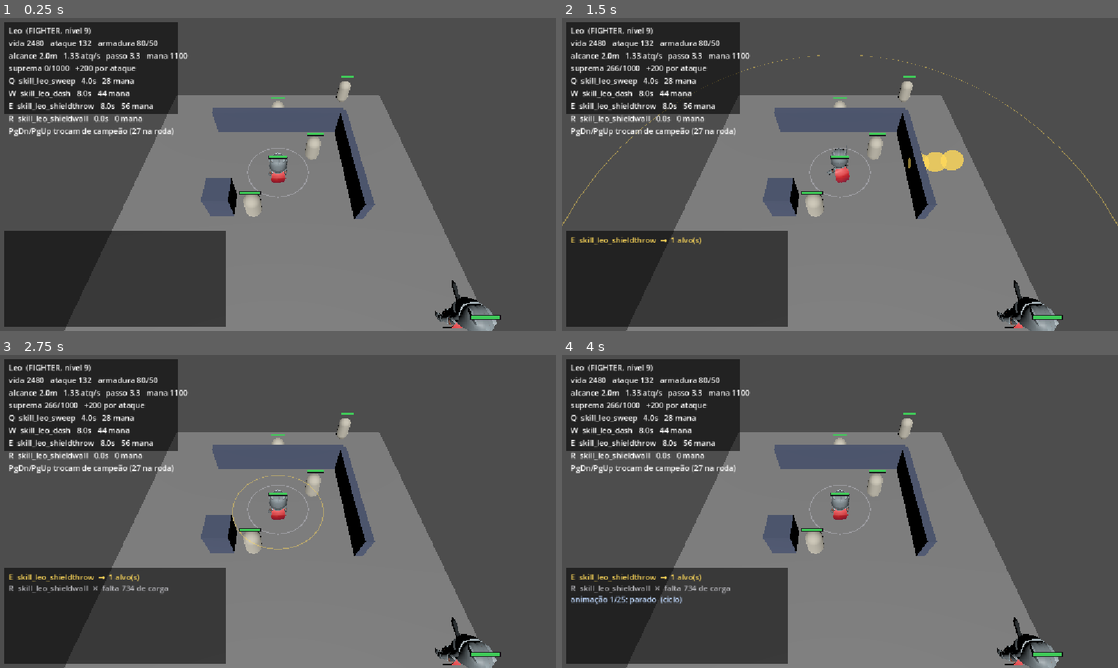
Above: before the commit, frames 1-4 (two rows, left to right).
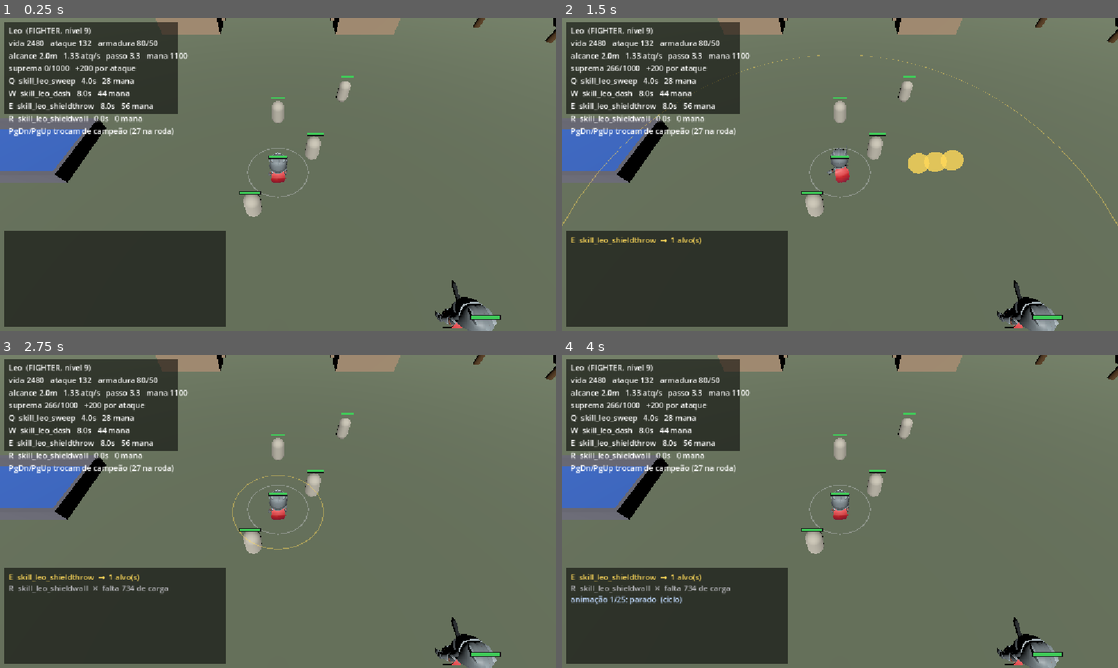
Above: after the commit, the same moments.

Repository: Tiago195/mbr
Game: Godot game, scene res://scenes/main.tscn
Same seed, same stepped clock (60 frames per second), same inputs: the game is played once before the commit and once after it.
Inputs (mouse positions are in pixels of both pictures, inside the frame that each line leads up to):
- Up to frame 1 (0.25 s): no input
- Up to frame 2 (1.5 s): tap Enter at 0.5 s; move the mouse to (962, 158) at 0.52 s; hold E (ability_e) 0.53-1.25 s; click (962, 158) at 0.67 s; drag from (728, 190) to (812, 237) at 1.27 s
- Up to frame 3 (2.75 s): move the mouse to (333, 442) at 2.02 s; hold R (ability_r) from 2.03 s (still down); click (333, 442) at 2.17 s
- Up to frame 4 (4 s): release R (ability_r) at 2.75 s; tap Space at 2.75 s; drag from (812, 574) to (673, 464) at 2.77 s; tap Enter at 3.5 s; move the mouse to (1006, 558) at 3.52 s; tap End (animacao_next) at 3.6 s; click (1006, 558) at 3.67 s

The runs differ from the first frame. In frame 1, 76% of the frame differs, in the area x 0-100%, y 0-100%; in frame 2, 76%; in frame 3, 76%; in frame 4, 76%.

Commit message:
O jogo acontece num lugar agora: o cenário de treino entra na cena principal
Integração das duas primeiras entregas da onda: o greybox 120x120 (decisão
27) substitui o chão de 20 m e as três paredes soltas, e o mob do catálogo
(primeira oposição) já nasce nele. O chão, o limite do mundo e os obstáculos
agora são do cenário; os bonecos de treino e o spawn do jogador ficam onde
estavam, dentro da área que o gerador deixa livre e confere livre.

Bateria completa verde com o mundo novo — suíte, três sondas e 660
afirmações de números; os 4 vermelhos de gerar_boneco.py vs docs/11 seguem
sendo da sessão paralela, intocados.

Co-Authored-By: Claude Fable 5 <noreply@anthropic.com>

Diff:
--- a/scenes/main.tscn
+++ b/scenes/main.tscn
@@ -18,76 +18,13 @@
 [ext_resource type="Script" uid="uid://bb6huufbbow1m" path="res://scripts/gameplay/gesto_de_reacao.gd" id="16_reacao"]
 [ext_resource type="Script" uid="uid://choipvwdnx8cy" path="res://scripts/gameplay/roda_de_animacao.gd" id="17_roda"]
 [ext_resource type="Script" path="res://scripts/gameplay/spawner_de_mobs.gd" id="18_spawner"]
-
-[sub_resource type="PlaneMesh" id="PlaneMesh_ground"]
-size = Vector2(20, 20)
-
-[sub_resource type="WorldBoundaryShape3D" id="WorldBoundaryShape3D_ground"]
-
-[sub_resource type="StandardMaterial3D" id="StandardMaterial3D_wall"]
-albedo_color = Color(0.33, 0.37, 0.48, 1)
-
-[sub_resource type="BoxMesh" id="BoxMesh_wall_long"]
-size = Vector3(10, 2, 0.5)
-
-[sub_resource type="BoxShape3D" id="BoxShape3D_wall_long"]
-size = Vector3(10, 2, 0.5)
-
-[sub_resource type="BoxMesh" id="BoxMesh_wall_side"]
-size = Vector3(0.5, 2, 8)
-
-[sub_resource type="BoxShape3D" id="BoxShape3D_wall_side"]
-size = Vector3(0.5, 2, 8)
-
-[sub_resource type="BoxMesh" id="BoxMesh_pillar"]
-size = Vector3(1.5, 2, 1.5)
-
-[sub_resource type="BoxShape3D" id="BoxShape3D_pillar"]
-size = Vector3(1.5, 2, 1.5)
+[ext_resource type="PackedScene" path="res://scenes/cenario_de_treino.tscn" id="19_cenario"]
 
 [sub_resource type="CapsuleShape3D" id="CapsuleShape3D_player"]
 
 [node name="Main" type="Node3D" unique_id=183064327]
 
-[node name="Ground" type="StaticBody3D" parent="." unique_id=468051400]
-
-[node name="MeshInstance3D" type="MeshInstance3D" parent="Ground" unique_id=1104455236]
-mesh = SubResource("PlaneMesh_ground")
-
-[node name="CollisionShape3D" type="CollisionShape3D" parent="Ground" unique_id=1760886674]
-shape = SubResource("WorldBoundaryShape3D_ground")
-
-[node name="Walls" type="Node3D" parent="." unique_id=1675127401]
-
-[node name="WallNorth" type="StaticBody3D" parent="Walls" unique_id=247887515]
-transform = Transform3D(1, 0, 0, 0, 1, 0, 0, 0, 1, 0, 1, -5)
-
-[node name="MeshInstance3D" type="MeshInstance3D" parent="Walls/WallNorth" unique_id=1794984628]
-material_override = SubResource("StandardMaterial3D_wall")
-mesh = SubResource("BoxMesh_wall_long")
-
-[node name="CollisionShape3D" type="CollisionShape3D" parent="Walls/WallNorth" unique_id=1114050090]
-shape = SubResource("BoxShape3D_wall_long")
-
-[node name="WallEast" type="StaticBody3D" parent="Walls" unique_id=932755618]
-transform = Transform3D(1, 0, 0, 0, 1, 0, 0, 0, 1, 5, 1, -1)
-
-[node name="MeshInstance3D" type="MeshInstance3D" parent="Walls/WallEast" unique_id=1014373689]
-material_override = SubResource("StandardMaterial3D_wall")
-mesh = SubResource("BoxMesh_wall_side")
-
-[node name="CollisionShape3D" type="CollisionShape3D" parent="Walls/WallEast" unique_id=551283510]
-shape = SubResource("BoxShape3D_wall_side")
-
-[node name="Pillar" type="StaticBody3D" parent="Walls" unique_id=1913247454]
-transform = Transform3D(1, 0, 0, 0, 1, 0, 0, 0, 1, -3.5, 1, 2)
-
-[node name="MeshInstance3D" type="MeshInstance3D" parent="Walls/Pillar" unique_id=465110922]
-material_override = SubResource("StandardMaterial3D_wall")
-mesh = SubResource("BoxMesh_pillar")
-
-[node name="CollisionShape3D" type="CollisionShape3D" parent="Walls/Pillar" unique_id=1306270744]
-shape = SubResource("BoxShape3D_pillar")
+[node name="CenarioDeTreino" parent="." instance=ExtResource("19_cenario")]
 
 [node name="Player" type="CharacterBody3D" parent="." unique_id=568924878]
 transform = Transform3D(1, 0, 0, 0, 1, 0, 0, 0, 1, 0, 1, 0)
